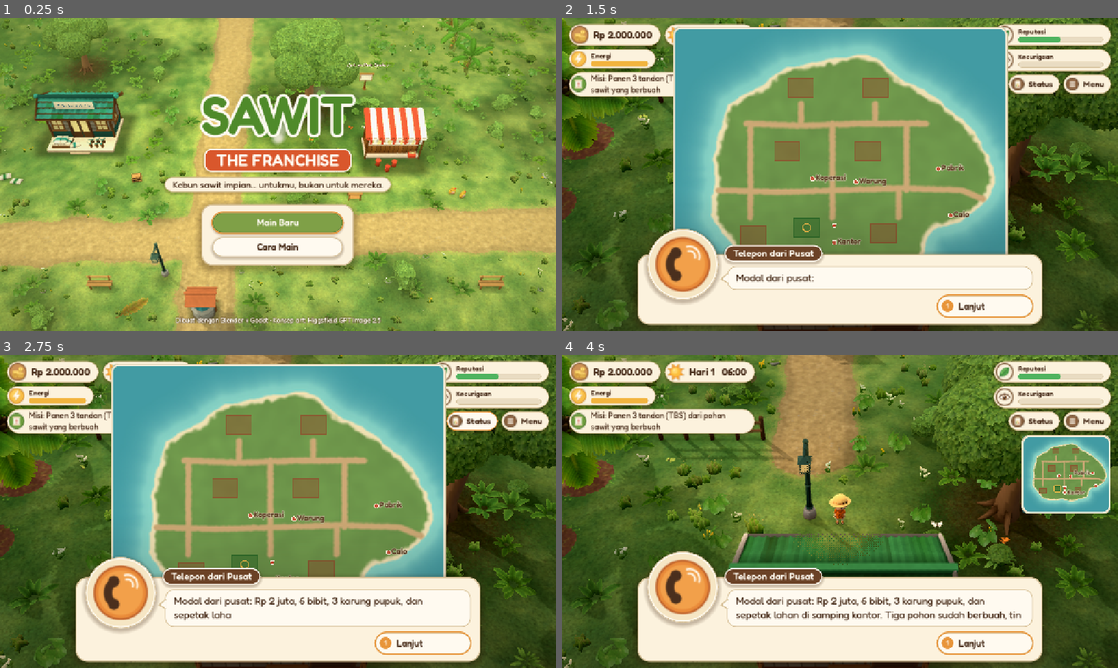
Above: before the commit, frames 1-4 (two rows, left to right).
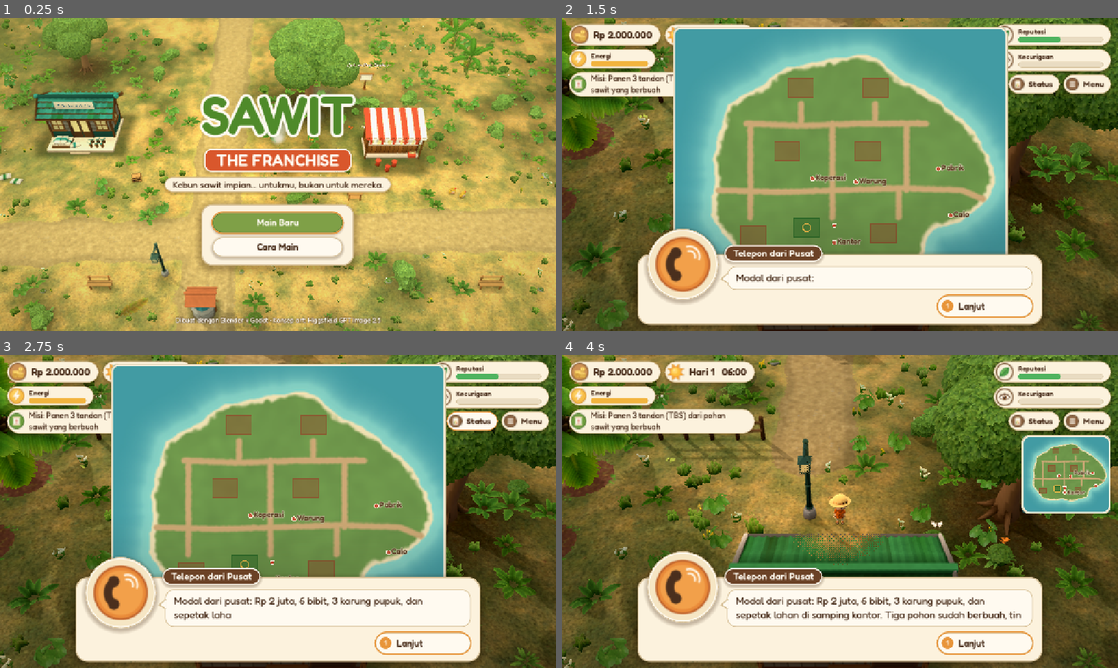
Above: after the commit, the same moments.

Repository: leonnrdewa-lang/rumah
Game: Godot game, scene res://scenes/main.tscn
The game is run twice, just before and just after one commit, with the same random seed, the same clock (stepped at 60 frames per second) and the same inputs.
Inputs (mouse positions are in pixels of both pictures, inside the frame that each line leads up to):
- Up to frame 1 (0.25 s): no input
- Up to frame 2 (1.5 s): tap Enter (ui_accept) at 0.5, 0.77, 1.07 s; move the mouse to (962, 158) at 0.52 s; hold D (move_right) 0.53-1.25 s; hold E (action) 0.53-1.25 s; click (962, 158) at 0.67 s; drag from (1067, 136) to (812, 237) at 1.27 s
- Up to frame 3 (2.75 s): click "Status" at 2 s
- Up to frame 4 (4 s): move the mouse to (895, 442) at 2.77 s; hold D (move_right) 2.78-3.5 s; hold Tab (status) 2.78-3.5 s; drag from (812, 574) to (673, 464) at 3.52 s

The runs differ from the first frame. In frame 1, 53% of the frame differs, in the area x 0-100%, y 0-100%; in frame 2, 16%; in frame 3, 16%; in frame 4, 31%.

Commit message:
WIP v2 checkpoint: envbuild done (ground textures, AO buildings, new props)
Co-Authored-By: Claude Opus 5.5 <noreply@anthropic.com>
Claude-Session: https://claude.ai/code/session_01M7a4rv5dfQbxrs4P7XJC4u

Diff:
--- a/game/shaders/terrain.gdshader
+++ b/game/shaders/terrain.gdshader
@@ -29,7 +29,8 @@
 uniform float water_level = -0.3;
 uniform float shade_strength = 1.0;
 uniform float tex_saturation = 0.9;
-uniform vec3 grass_tint = vec3(0.98, 1.0, 1.3);   // linear multiplier: lime texture -> target olive
+uniform vec3 grass_tint = vec3(1.4, 1.02, 1.5);
+uniform float detail_contrast = 1.4;   // linear multiplier: lime texture -> target olive
 // v1 procedural palette (fallbacks) + tints anchored to the target palette
 uniform vec3 grass_dark : source_color = vec3(0.30, 0.45, 0.235);
 uniform vec3 grass_mid : source_color = vec3(0.43, 0.57, 0.28);
@@ -76,6 +77,8 @@
 		vec3 ga = texture(grass_tex, tuv).rgb;
 		vec3 gb = texture(grass_tex, rot2(tuv, 1.13) * 0.71 + vec2(0.37, 0.71)).rgb;
 		g = mix(ga, gb, smoothstep(0.3, 0.7, n2.g));
+		vec3 gavg = textureLod(grass_tex, tuv, 9.0).rgb;
+		g = max(gavg + (g - gavg) * detail_contrast, vec3(0.0));
 		gdetail = clamp(dot(ga, vec3(0.9)) * 1.2, 0.0, 1.0);
 		g = sat(g, tex_saturation) * grass_tint;
 		// shady olive <-> sunny yellow-green macro variation
Not shown, changed: blender/previews/char_player_chop.png
Not shown, changed: blender/previews/char_player_plant.png
Not shown, added: blender/previews/char_player_talk_game.png
